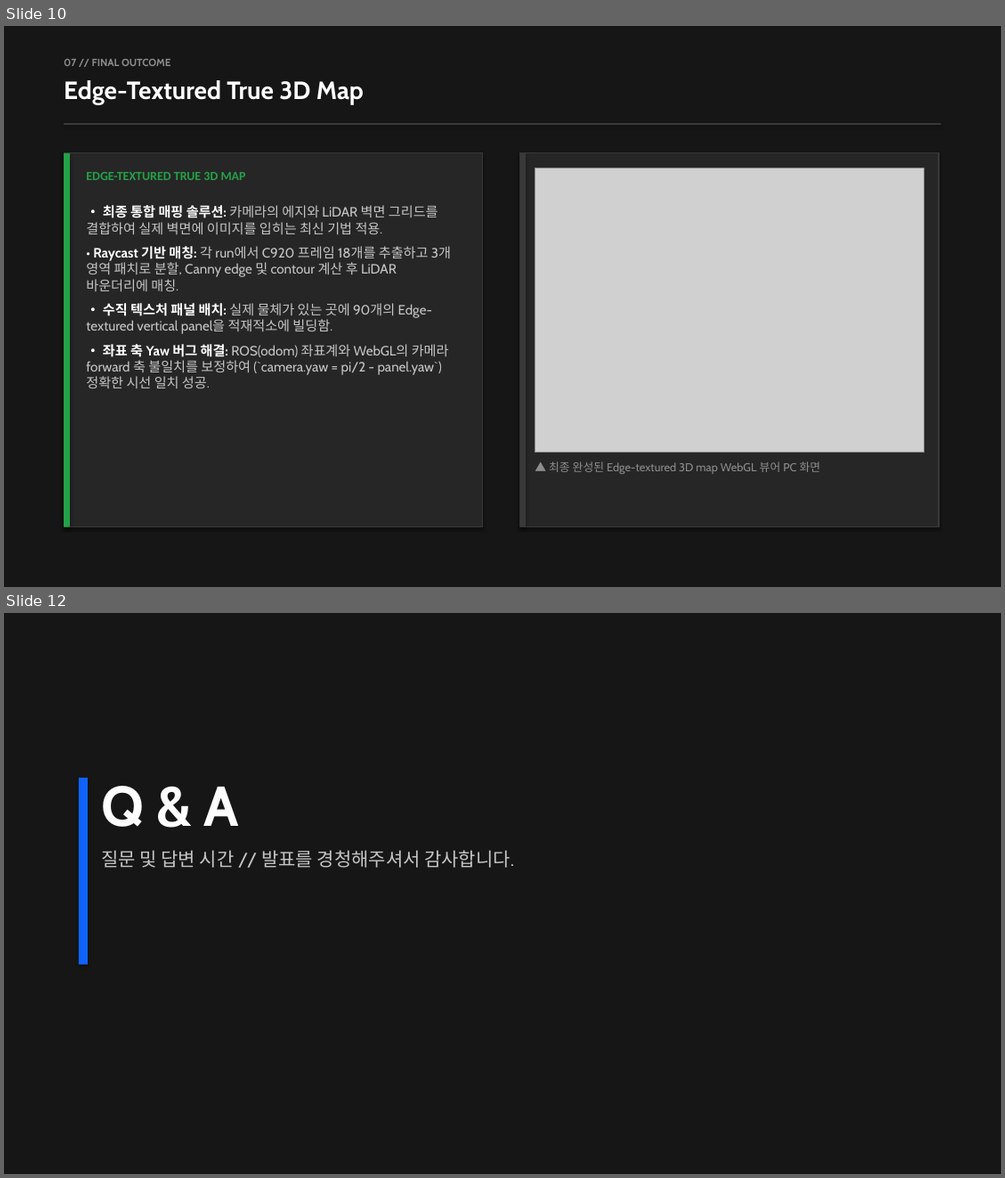
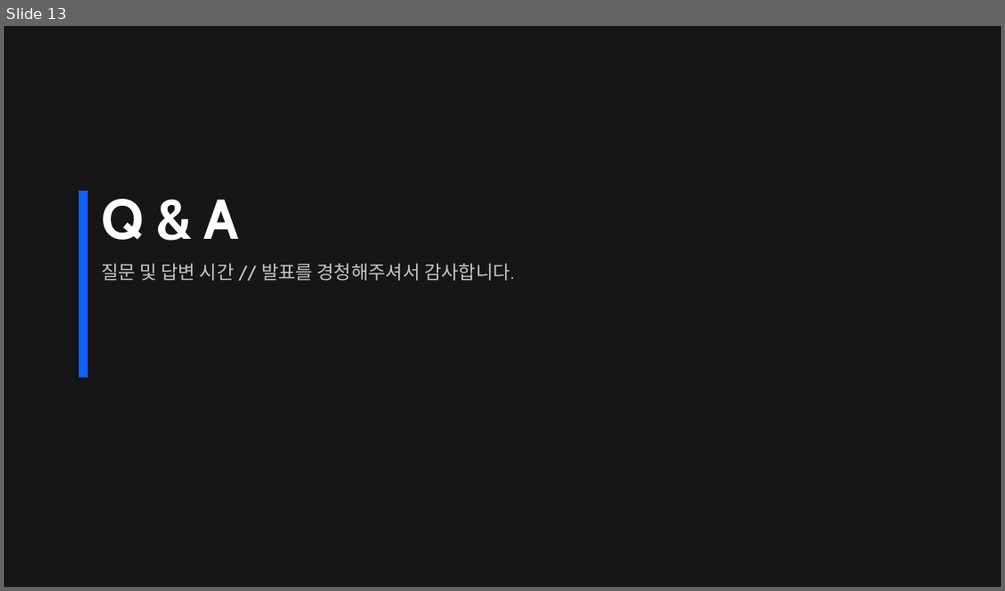
Before and after one commit to emjdp/hyper_turtle_project, a slide deck: docs/report/pres.pptx. Shown one above the other, each under a label of ours: slides 10 and 12 before the commit, slide 13 after it; the slides between them are not shown. The pictures are 1005x1178 and 1005x591 pixels, drawn with LibreOffice and Linux fonts; fonts in the diff are those of the drawing; grey boxes stand for pictures. Boxes give left, top, right and bottom in pixels: in the first picture for what was removed or moved away, otherwise in the second. Text is boxed around its words. In the diff, an @@ line names an element or a change of style, - is before the commit and + after.

```diff
--- a/docs/report/pres.pptx
+++ b/docs/report/pres.pptx
@@ slide 10 removed at (x1=4, y1=26, x2=1001, y2=587), background #FFFFFF @@
@@ rectangle removed at (x1=4, y1=26, x2=1001, y2=587) @@
@@ text removed at (x1=64, y1=59, x2=170, y2=66) @@
-07 // FINAL OUTCOME
@@ text removed at (x1=64, y1=80, x2=364, y2=105) @@
-Edge-Textured True 3D Map
@@ rectangle removed at (x1=64, y1=123, x2=941, y2=125) @@
@@ rectangle removed at (x1=64, y1=153, x2=483, y2=527) @@
@@ rectangle removed at (x1=64, y1=153, x2=70, y2=527) @@
@@ rectangle removed at (x1=520, y1=153, x2=938, y2=527) @@
@@ rectangle removed at (x1=520, y1=153, x2=526, y2=527) @@
@@ text removed at (x1=86, y1=172, x2=451, y2=388) @@
-EDGE-TEXTURED TRUE 3D MAP
-• 최종 통합 매핑 솔루션: 카메라의 에지와 LiDAR 벽면 그리드를 결합하여 실제 벽면에 이미지를 입히는 최신 기법 적용.
-• Raycast 기반 매칭: 각 run에서 C920 프레임 18개를 추출하고 3개 영역 패치로 분할, Canny edge 및 contour 계산 후 LiDAR 바운더리에 매칭.
-• 수직 텍스처 패널 배치: 실제 물체가 있는 곳에 90개의 Edge-textured vertical panel을 적재적소에 빌딩함.
-• 좌표 축 Yaw 버그 해결: ROS(odom) 좌표계와 WebGL의 카메라 forward 축 불일치를 보정하여 (`camera.yaw = pi/2 - panel.yaw`) 정확한 시선 일치 성공.
@@ picture removed at (x1=535, y1=168, x2=923, y2=452) @@
@@ text removed at (x1=549, y1=461, x2=821, y2=474) @@
-▲ 최종 완성된 Edge-textured 3D map WebGL 뷰어 PC 화면
@@ what was slide 12 is now slide 13 @@
```
Also in this commit, not shown: 6 slides changed, 2 slides added.
